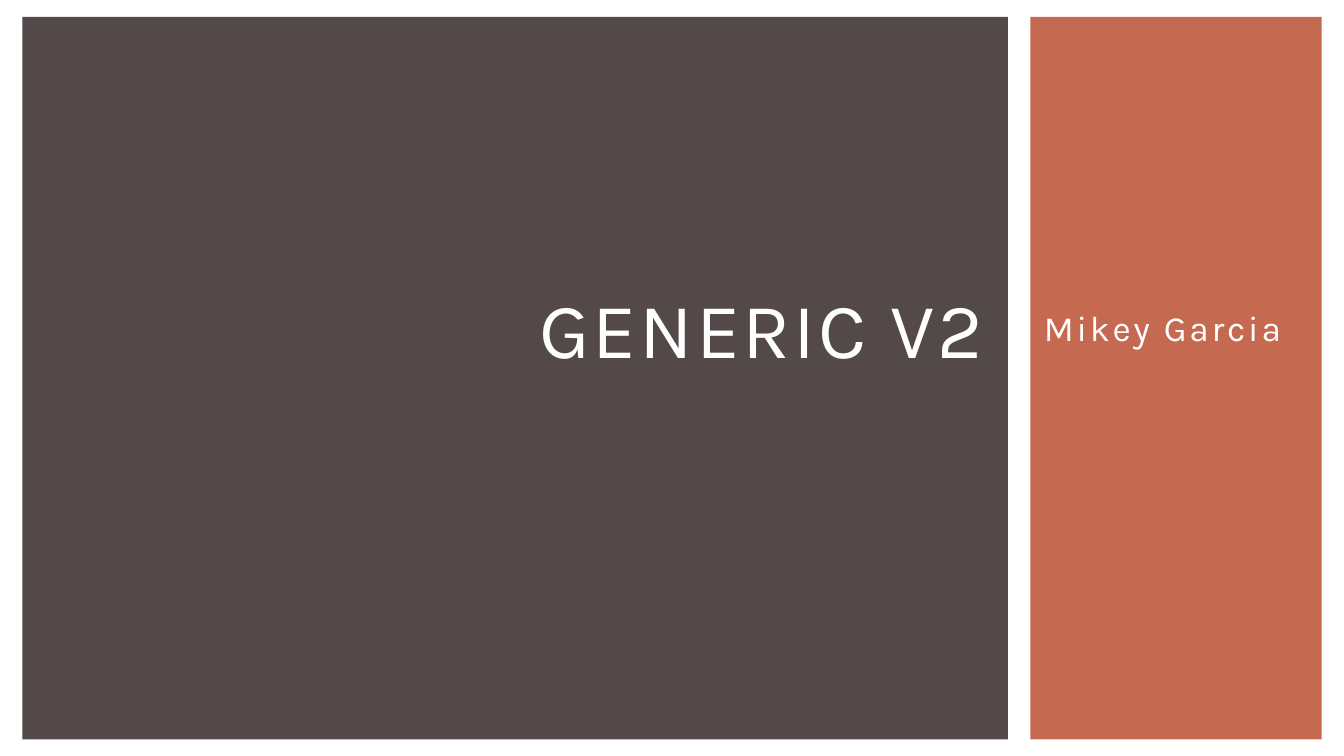
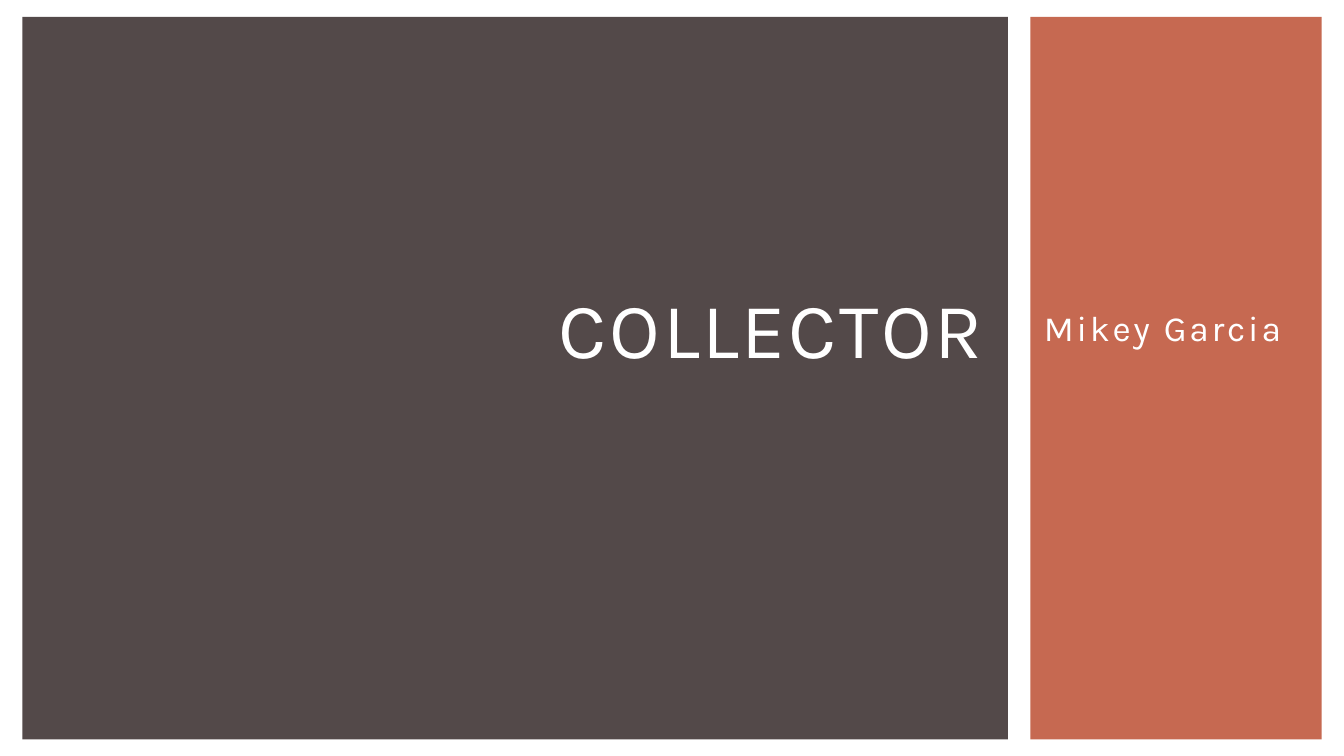
Before and after one commit to gikeymarcia/Collector, a slide deck: slide 1 of Documentation/Generic v2.pptx. Drawn at 1344x756 pixels with LibreOffice and Linux fonts; fonts in the diff are those of the drawing. Boxes give left, top, right and bottom in pixels: in the first picture for what was removed or moved away, otherwise in the second. Text is boxed around its words. In the diff, an @@ line names an element or a change of style, - is before the commit and + after.

Commit message:
renamed to Collector
changed test.php -> trial.php
new function to initiate a page (start session, disable error reporting, set ini value for reading from mac)
removed junk chars from session files created
deleted old junk from custom functions

```diff
--- a/Documentation/Generic v2.pptx
+++ b/Documentation/Generic v2.pptx
@@ title at [559,308,983,359]: text changed @@
-GENERIC V2
+COLLECTOR
```
Also in this commit, not shown: 1 other slide changed, 24 other files.
